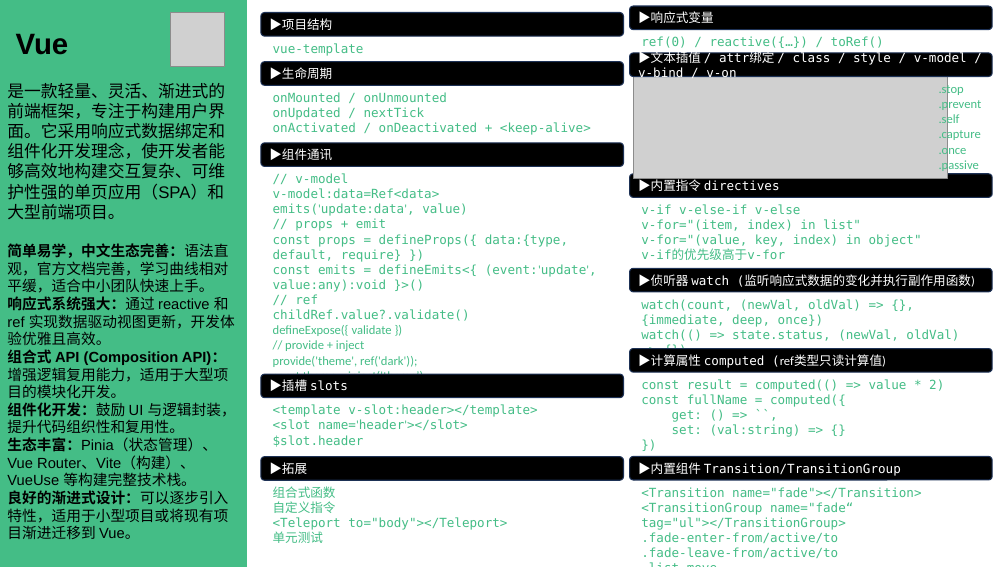
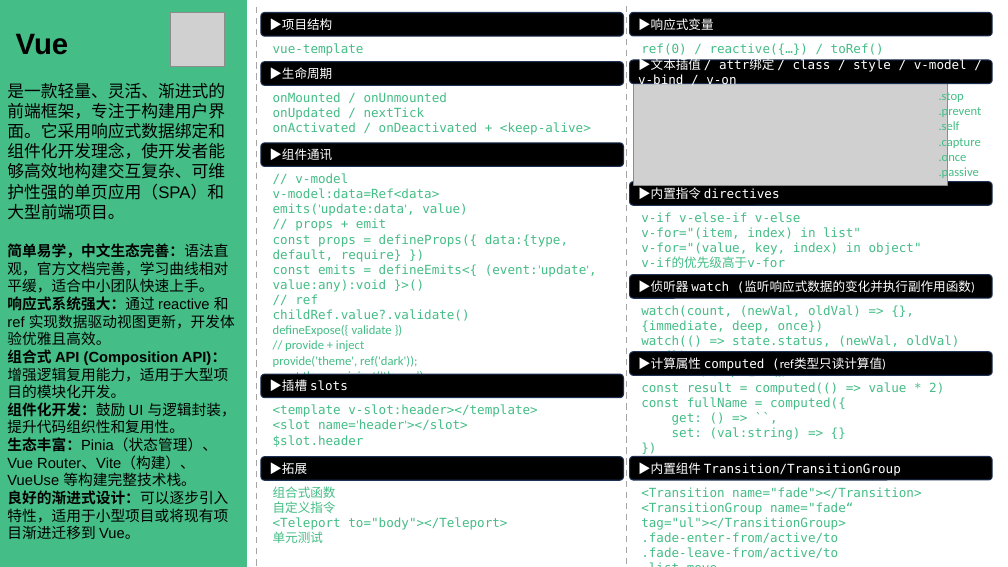
Before and after one commit to ColaLovingCat/vue_template, a slide deck: slide 1 of public/docs/StudyCards.pptx. Drawn at 1008x567 pixels with LibreOffice and Linux fonts; fonts in the diff are those of the drawing; grey boxes stand for pictures. Boxes give left, top, right and bottom in pixels: in the first picture for what was removed or moved away, otherwise in the second. Text is boxed around its words. In the diff, an @@ line names an element or a change of style, - is before the commit and + after.

```diff
--- a/public/docs/StudyCards.pptx
+++ b/public/docs/StudyCards.pptx
@@ line added from (256, 7) to (256, 566), #A5A5A5 1.5 pt dashed @@
@@ line added from (627, 6) to (627, 565), #A5A5A5 1.5 pt dashed @@
@@ text ".stop": place and size @@
-text ".stop" at [939,83,982,172]
+text ".stop" at [939,90,982,179]
@@ 4 rounded rectangles, 2 texts, 1 picture: place and size @@
-4 rounded rectangles, 2 texts, 1 picture at [630,6,993,373]
+4 rounded rectangles, 2 texts, 1 picture at [630,12,993,379]
@@ text "v-if v-else-if v-else": place and size @@
-text "v-if v-else-if v-else" at [641,204,922,260]
+text "v-if v-else-if v-else" at [641,212,922,268]
```
Also in this commit, not shown: 1 other slide changed, 1 slide added, 24 other files.
